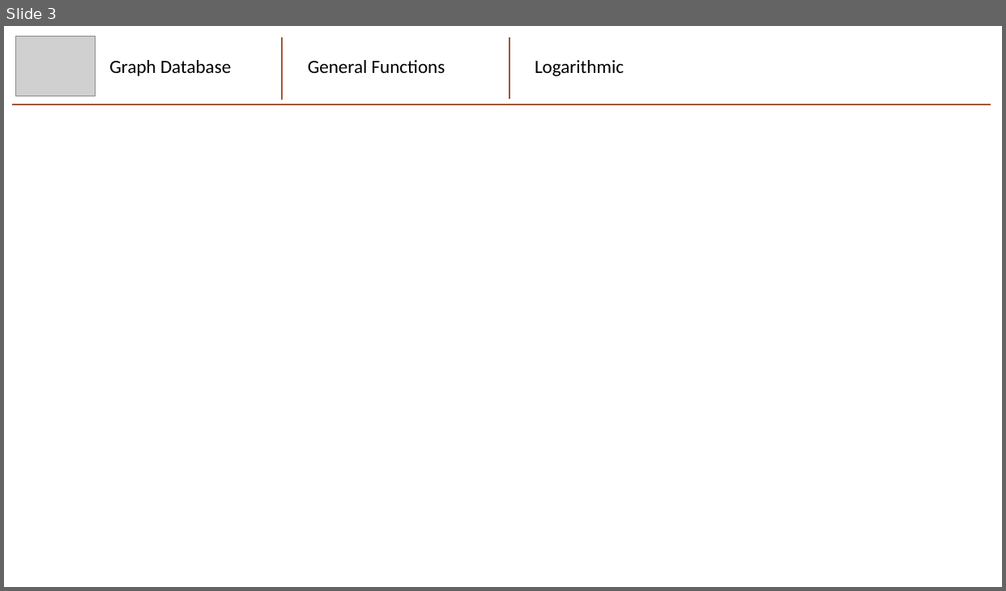
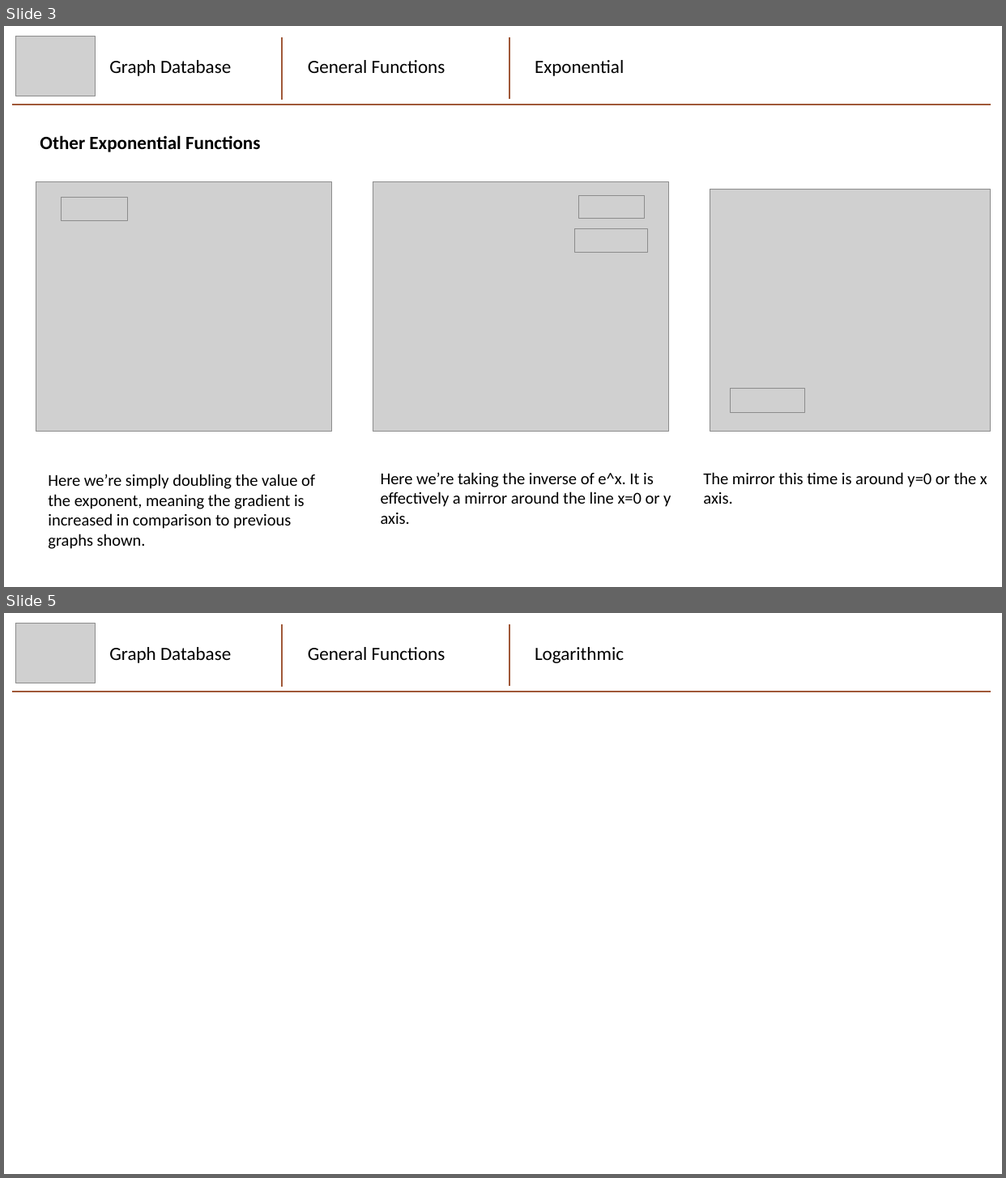
Before and after one commit to mhaythornthwaite/Testing_ML_Algorithms, a slide deck: Graphs_and_Functions/Graphs_and_Functions.pptx. Shown one above the other, each under a label of ours: slide 3 before the commit, slides 3 and 5 after it; the slides between them are not shown. The pictures are 1006x591 and 1006x1178 pixels, drawn with LibreOffice and Linux fonts; fonts in the diff are those of the drawing; grey boxes stand for pictures. Boxes give left, top, right and bottom in pixels: in the first picture for what was removed or moved away, otherwise in the second. Text is boxed around its words. In the diff, an @@ line names an element or a change of style, - is before the commit and + after.

Commit message:
Exponential Functions

```diff
--- a/Graphs_and_Functions/Graphs_and_Functions.pptx
+++ b/Graphs_and_Functions/Graphs_and_Functions.pptx
@@ slide 3 added at bbox=[4, 26, 1002, 587], background #FFFFFF @@
@@ picture added at bbox=[15, 37, 96, 96] @@
@@ group added at bbox=[12, 38, 991, 105]: 2 lines, 2 texts @@
+Graph Database
+Exponential
@@ line added from (509, 100) to (509, 37), #A05838 1.5 pt @@
@@ text added at bbox=[308, 60, 445, 73], 18 pt, text #000000 @@
+General Functions
@@ text added at bbox=[40, 135, 260, 152], 18 pt, text #000000, bold @@
+Other Exponential Functions
@@ picture added at bbox=[36, 182, 332, 431] @@
@@ picture added at bbox=[373, 182, 669, 431] @@
@@ picture added at bbox=[579, 195, 645, 219] @@
@@ picture added at bbox=[710, 189, 991, 431] @@
@@ picture added at bbox=[61, 198, 127, 220] @@
@@ picture added at bbox=[575, 228, 648, 253] @@
@@ picture added at bbox=[731, 388, 805, 412] @@
@@ text added at bbox=[48, 474, 315, 549], 16 pt, text #000000 @@
+Here we’re simply doubling the value of the exponent, meaning the gradient is increased in comparison to previous graphs shown.
@@ text added at bbox=[381, 472, 671, 524], 16 pt, text #000000 @@
+Here we’re taking the inverse of e^x. It is effectively a mirror around the line x=0 or y axis.
@@ text added at bbox=[703, 472, 987, 504], 16 pt, text #000000 @@
+The mirror this time is around y=0 or the x axis.
@@ what was slide 3 is now slide 5 @@
```
Also in this commit, not shown: 2 slides changed, 1 other slide added, 2 other files.
